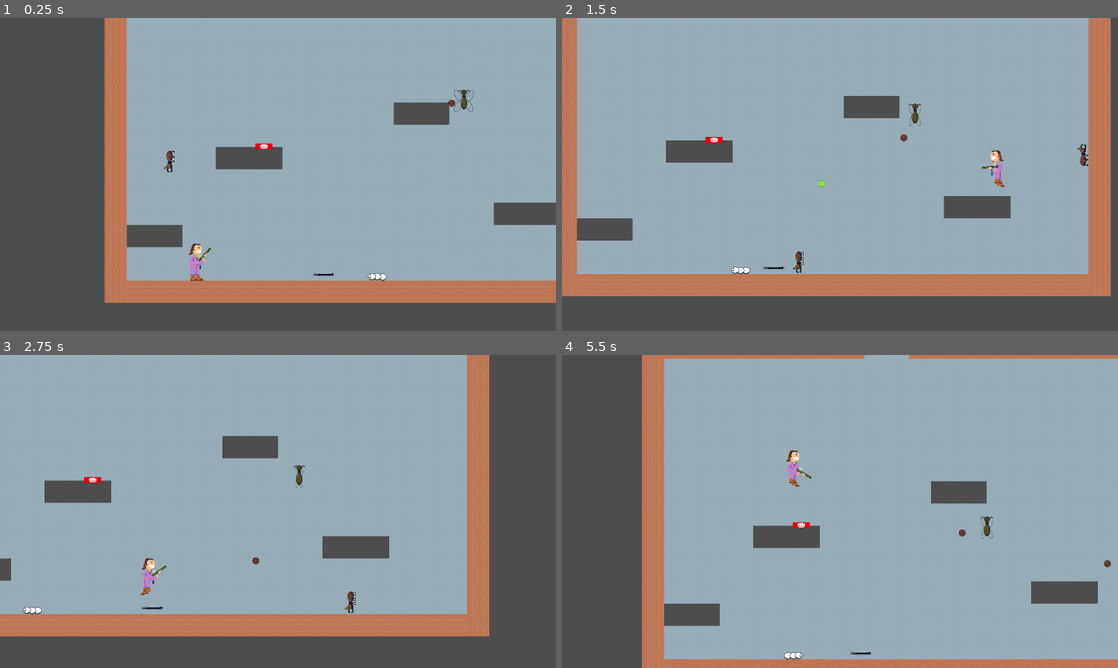
Above: before the commit, frames 1-4 (two rows, left to right).
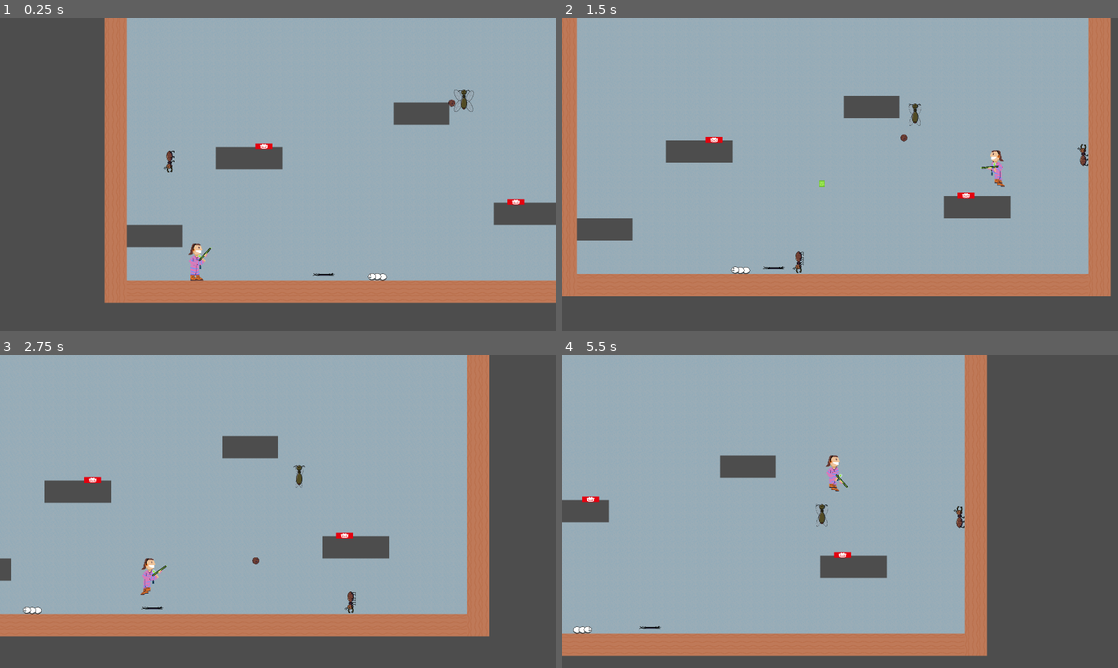
Above: after the commit, the same moments.

Repository: deruitda/ludum-dare-56
Game: Godot game, scene res://scenes/levels/termite_extermination_andrew.tscn
Same seed, same stepped clock (60 frames per second), same inputs: the game is played once before the commit and once after it. Sound files missing from this copy of the repository are replaced by a short silence.
Inputs (mouse positions are in pixels of both pictures, inside the frame that each line leads up to):
- Up to frame 1 (0.25 s): no input
- Up to frame 2 (1.5 s): move the mouse to (962, 158) at 0.52 s; hold D (move_right) from 0.53 s (still down); tap Shift (dash) at 0.6 s; tap Space (jump) at 0.77, 1.07 s; move the mouse to (728, 190) at 1.27 s; click (728, 190) at 1.35 s
- Up to frame 3 (2.75 s): tap Space (jump) at 1.52, 1.82 s; move the mouse to (333, 442) at 2.02 s; release D (move_right) at 2.03 s; hold A (move_left) from 2.03 s (still down); tap Shift (dash) at 2.1 s
- Up to frame 4 (5.5 s): move the mouse to (812, 574) at 2.77 s; release A (move_left) at 2.78 s; hold D (move_right) 2.78-4.28 s; click (812, 574) at 2.85 s; tap Space (jump) at 3.02, 3.32, 3.77, 4.07, 4.52, 4.82 s; move the mouse to (1006, 558) at 3.52 s; tap Shift (dash) at 3.6, 5.1 s; tap Q (respawn) at 4.15 s; move the mouse to (673, 464) at 4.27 s; hold A (move_left) 4.28-5.03 s; click (673, 464) at 4.35 s; move the mouse to (867, 511) at 5.02 s; hold D (move_right) from 5.03 s (still down)

The runs differ from the first frame. In frame 1, less than 0.1% of the frame differs, in the area x 91-95%, y 57-60%; in frame 2, less than 0.1%; in frame 3, less than 0.1%; in frame 4, 55%, in the area x 0-100%, y 0-100%.

Commit message:
tidy up check point

Diff:
--- a/scenes/core/checkpoint.tscn
+++ b/scenes/core/checkpoint.tscn
@@ -13,4 +13,4 @@
 texture = ExtResource("2_fhd4n")
 
 [node name="SpawnLocation" type="Node2D" parent="."]
-position = Vector2(0, -27)
+position = Vector2(-4, -99)
--- a/scenes/levels/termite_extermination_andrew.tscn
+++ b/scenes/levels/termite_extermination_andrew.tscn
@@ -14,6 +14,9 @@
 
 [sub_resource type="RectangleShape2D" id="RectangleShape2D_c5di8"]
 size = Vector2(84.5, 300)
+
+[sub_resource type="RectangleShape2D" id="RectangleShape2D_7dd72"]
+size = Vector2(126, 439)
 
 [node name="TermiteExtermination" type="Node2D"]
 position = Vector2(51, -117)
@@ -55,6 +58,10 @@
 position = Vector2(655, -429)
 area_2ds = [NodePath("../Area2D")]
 
+[node name="Checkpoint2" parent="." node_paths=PackedStringArray("area_2ds") instance=ExtResource("8_m4a0u")]
+position = Vector2(1380, -269)
+area_2ds = [NodePath("../Area2D2")]
+
 [node name="Area2D" type="Area2D" parent="."]
 collision_layer = 512
 
@@ -66,4 +73,10 @@
 position = Vector2(599, -200)
 shape = SubResource("RectangleShape2D_c5di8")
 
+[node name="Area2D2" type="Area2D" parent="."]
+
+[node name="CollisionShape2D" type="CollisionShape2D" parent="Area2D2"]
+position = Vector2(1033, -272)
+shape = SubResource("RectangleShape2D_7dd72")
+
 [connection signal="body_entered" from="Area2D" to="FollowCam" method="_on_area_2d_body_entered"]
--- a/scenes/player/player.gd
+++ b/scenes/player/player.gd
@@ -38,6 +38,7 @@
 		#queue_free()
 	elif Input.is_action_just_pressed("respawn"):
 		respawn_component.do_respawn(self)
+		is_dead = false
 	else:
 		handle_sprite_orientation()
 		handle_lower_body_sprite_animation()
Not shown: 1 places in scenes/levels/termite_extermination_andrew.tscn that only renumber resources
